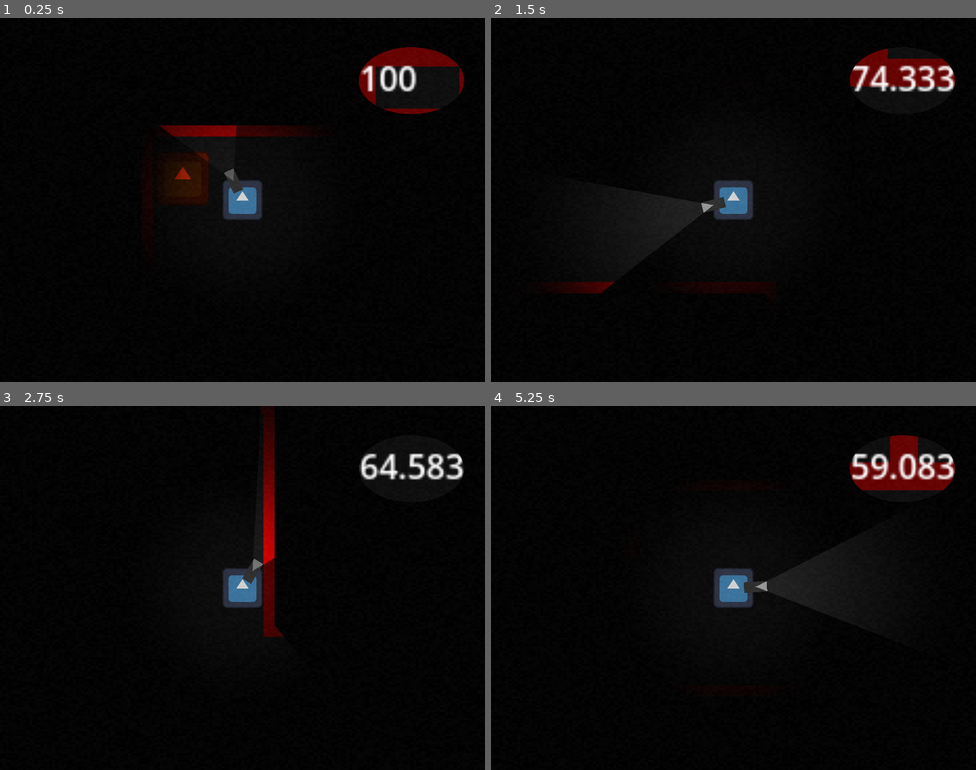
Above: before the commit, frames 1-4 (two rows, left to right).
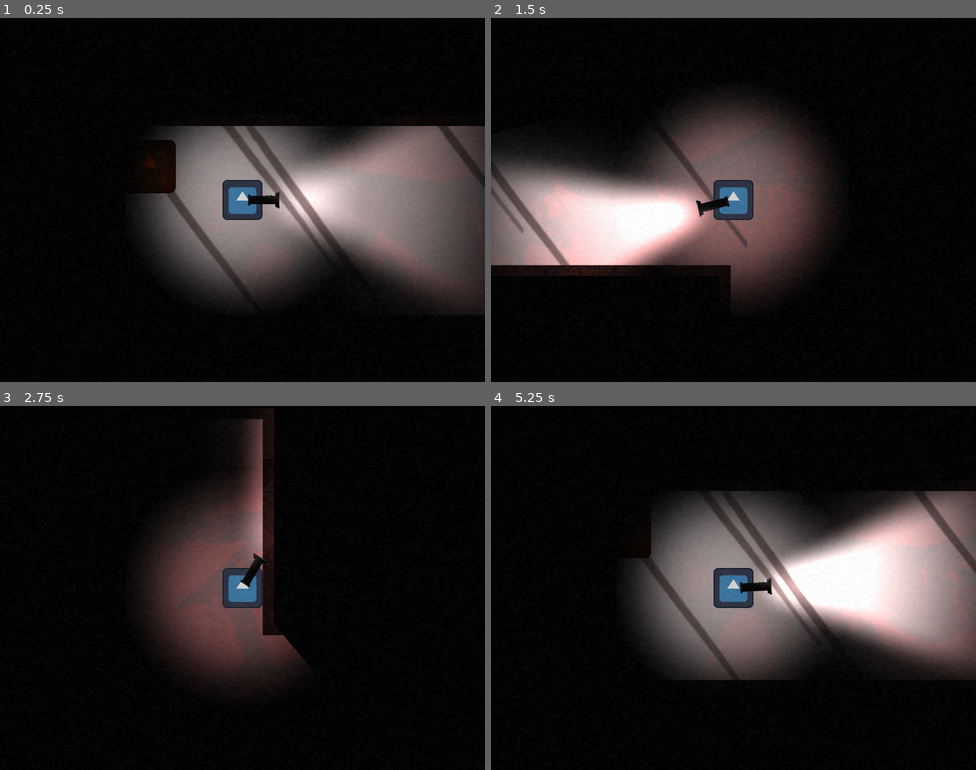
Above: after the commit, the same moments.

Repository: TomkoSK/maze-minigame
Game: Godot game, scene res://Scenes/Main.tscn
Same seed, same stepped clock (60 frames per second), same inputs: the game is played once before the commit and once after it. The engine's default icon, where the game draws it, is replaced by a stand-in: a white triangle on a blue panel in a dark square.
Inputs (mouse positions are in pixels of both pictures, inside the frame that each line leads up to):
- Up to frame 1 (0.25 s): no input
- Up to frame 2 (1.5 s): tap Enter at 0.5 s; move the mouse to (840, 181) at 0.52 s; hold D (right) 0.53-1.28 s; hold Shift (sprint) 0.53-1.28 s; click (840, 181) at 0.67 s; move the mouse to (636, 218) at 1.27 s; hold S (down) from 1.28 s (still down); tap Shift (sprint) at 1.35 s; click (636, 218) at 1.42 s
- Up to frame 3 (2.75 s): move the mouse to (291, 507) at 2.02 s; release S (down) at 2.03 s; hold D (right) from 2.03 s (still down); hold Shift (sprint) from 2.03 s (still down); click (291, 507) at 2.17 s
- Up to frame 4 (5.25 s): move the mouse to (709, 660) at 2.77 s; release D (right) at 2.78 s; release Shift (sprint) at 2.78 s; hold W (up) 2.78-3.53 s; tap Shift (sprint) at 2.85, 4.35 s; click (709, 660) at 2.92 s; move the mouse to (879, 642) at 3.52 s; hold Shift (sprint) 3.53-4.28 s; hold A (left) 3.53-5.03 s; click (879, 642) at 3.67 s; move the mouse to (588, 533) at 4.27 s; click (588, 533) at 4.42 s; move the mouse to (757, 588) at 5.02 s; hold S (down) from 5.03 s (still down); hold Shift (sprint) from 5.03 s (still down); click (757, 588) at 5.17 s

The runs differ from the first frame. In frame 1, 30% of the frame differs, in the area x 28-100%, y 8-81%; in frame 2, 27%; in frame 3, 14%; in frame 4, 33%, in the area x 29-100%, y 8-76%.

Commit message:
leaving for dorm commit

Diff:
--- a/Scenes/Main.tscn
+++ b/Scenes/Main.tscn
@@ -1,13 +1,14 @@
-[gd_scene load_steps=33 format=3 uid="uid://do4gjc6blpi8v"]
+[gd_scene load_steps=34 format=3 uid="uid://do4gjc6blpi8v"]
 
 [ext_resource type="PackedScene" uid="uid://djfyvo87iv3jf" path="res://Scenes/Player.tscn" id="1_ag412"]
 [ext_resource type="Texture2D" uid="uid://ce76jcx5nlrgd" path="res://white.png" id="2_eiaci"]
-[ext_resource type="Texture2D" uid="uid://cspydg8dxv3gg" path="res://walls.png" id="3_o24my"]
+[ext_resource type="Texture2D" uid="uid://col6adk85xm7b" path="res://walls.png" id="3_o24my"]
 [ext_resource type="Texture2D" uid="uid://50qtjxo1jvgh" path="res://tileset.png" id="4_45m5v"]
 [ext_resource type="Script" path="res://Scripts/MazeManager.gd" id="5_hr54a"]
 [ext_resource type="PackedScene" uid="uid://dayha74lfgw5e" path="res://Scenes/Monster.tscn" id="6_0d36j"]
 [ext_resource type="Shader" path="res://Test.gdshader" id="7_b6gjh"]
 [ext_resource type="Texture2D" uid="uid://ba2vdnscmq6cj" path="res://icon.svg" id="7_fwtb4"]
+[ext_resource type="Texture2D" uid="uid://bm5exrypa4b80" path="res://darkfloor.png" id="9_qo6o4"]
 
 [sub_resource type="NavigationPolygon" id="NavigationPolygon_r70hx"]
 source_geometry_group_name = &"navigation_polygon_source_group"
@@ -201,7 +202,7 @@
 [node name="Main" type="Node2D"]
 
 [node name="Player" parent="." instance=ExtResource("1_ag412")]
-position = Vector2(52, 31)
+position = Vector2(134, 48)
 
 [node name="BgSprite" type="Sprite2D" parent="."]
 visible = false
@@ -212,18 +213,29 @@
 texture = ExtResource("2_eiaci")
 
 [node name="Tilemap" type="TileMap" parent="."]
+scale = Vector2(1, 0.967956)
 tile_set = SubResource("TileSet_o2uf7")
 format = 2
 script = ExtResource("5_hr54a")
 
+[node name="FloorSprite" type="Sprite2D" parent="Tilemap"]
+z_index = -1
+position = Vector2(-80, -80)
+texture = ExtResource("9_qo6o4")
+
+[node name="BgSprite" type="Sprite2D" parent="Tilemap"]
+z_index = -6
+scale = Vector2(1488.07, 1625.94)
+texture = ExtResource("2_eiaci")
+
 [node name="CanvasModulate" type="CanvasModulate" parent="."]
 color = Color(0, 0, 0, 1)
 
 [node name="Monster" parent="." node_paths=PackedStringArray("target") instance=ExtResource("6_0d36j")]
+motion_mode = 1
 target = NodePath("../Player")
 WANDER_SPEED = 100.0
-RUN_SPEED = 400.0
-BLIND_CHASE_DURATION = 8.0
+RUN_SPEED = 300.0
 
 [node name="CanvasLayer" type="CanvasLayer" parent="."]
 layer = 15
--- a/Scenes/Monster.tscn
+++ b/Scenes/Monster.tscn
@@ -9,6 +9,9 @@
 [node name="Monster" type="CharacterBody2D"]
 scale = Vector2(3, 3)
 script = ExtResource("1_ucpxo")
+WANDER_SPEED = 150.0
+RUN_SPEED = 350.0
+BLIND_CHASE_DURATION = 8.0
 
 [node name="CollisionShape2D" type="CollisionShape2D" parent="."]
 shape = SubResource("RectangleShape2D_abb2j")
--- a/Scenes/Player.tscn
+++ b/Scenes/Player.tscn
@@ -1,18 +1,17 @@
-[gd_scene load_steps=9 format=3 uid="uid://djfyvo87iv3jf"]
+[gd_scene load_steps=8 format=3 uid="uid://djfyvo87iv3jf"]
 
 [ext_resource type="Script" path="res://Scripts/Player.gd" id="1_pb76f"]
 [ext_resource type="Texture2D" uid="uid://ba2vdnscmq6cj" path="res://icon.svg" id="2_i7nb4"]
+[ext_resource type="Texture2D" uid="uid://ct3efvlcojfxy" path="res://flash.png" id="3_tkgkk"]
 [ext_resource type="Texture2D" uid="uid://ck6hxnn2mekwx" path="res://cone.png" id="3_vikql"]
-[ext_resource type="Texture2D" uid="uid://clrvbplty7fiy" path="res://flashlight.png" id="3_yo5in"]
 [ext_resource type="Script" path="res://Scripts/Flashlight.gd" id="4_f8c8n"]
 [ext_resource type="Texture2D" uid="uid://ds2dcu4hu25j" path="res://uncone_flashligh.png" id="4_oc82a"]
-[ext_resource type="Texture2D" uid="uid://idbylid3q4oo" path="res://circle.png" id="6_yyqif"]
 
 [sub_resource type="RectangleShape2D" id="RectangleShape2D_7jywd"]
+size = Vector2(58, 58)
 
 [node name="Player" type="CharacterBody2D"]
 z_index = 1
-scale = Vector2(3, 3)
 motion_mode = 1
 script = ExtResource("1_pb76f")
 SPEED = 270
@@ -22,18 +21,19 @@
 shape = SubResource("RectangleShape2D_7jywd")
 
 [node name="Sprite2D" type="Sprite2D" parent="."]
-scale = Vector2(0.15, 0.15)
+scale = Vector2(0.45, 0.45)
 texture = ExtResource("2_i7nb4")
 
 [node name="Flashlight" type="Sprite2D" parent="."]
 self_modulate = Color(0.412152, 0.412152, 0.412152, 1)
-texture = ExtResource("3_yo5in")
+texture = ExtResource("3_tkgkk")
 script = ExtResource("4_f8c8n")
 
 [node name="Light" type="PointLight2D" parent="Flashlight"]
+energy = 1.35
 shadow_enabled = true
 texture = ExtResource("3_vikql")
-texture_scale = 0.2
+offset = Vector2(6, 0)
 
 [node name="Camera2D" type="Camera2D" parent="."]
 zoom = Vector2(1.15, 1.15)
@@ -43,15 +43,4 @@
 scale = Vector2(0.9, 0.9)
 shadow_enabled = true
 texture = ExtResource("4_oc82a")
-
-[node name="SprintLabel" type="Label" parent="."]
-offset_left = 56.0
-offset_top = -70.0
-offset_right = 96.0
-offset_bottom = -47.0
-text = "95"
-
-[node name="PointLight2D" type="PointLight2D" parent="SprintLabel"]
-position = Vector2(24.7812, 13)
-scale = Vector2(0.126094, 0.08)
-texture = ExtResource("6_yyqif")
+texture_scale = 3.0
--- a/Scripts/Flashlight.gd
+++ b/Scripts/Flashlight.gd
@@ -10,7 +10,6 @@
 
 
 func _process(delta):
-	print(player.velocity)
 	if(player.sprinting and player.sprint > 0):
 		shakeIntensity = 1.9
 		shakeFrequency = 0.0085
@@ -53,9 +52,9 @@
 			var tween = create_tween()
 			tween.tween_property($Light, "scale", Vector2(1, 0.5), 0.2)
 			tween = create_tween()
-			tween.tween_property($Light, "energy", 4, 0.2)
+			tween.tween_property($Light, "energy", 4.2, 0.2)
 		if(event.button_index == 1 and !event.is_pressed()):
 			var tween = create_tween()
 			tween.tween_property($Light, "scale", Vector2(1, 1), 0.2)
 			tween = create_tween()
-			tween.tween_property($Light, "energy", 1.6, 0.2)
+			tween.tween_property($Light, "energy", 1.7, 0.2)
--- a/Scripts/MazeManager.gd
+++ b/Scripts/MazeManager.gd
@@ -1,6 +1,6 @@
 extends TileMap
 
-@export var MAZE_WIDTH = 35
+@export var MAZE_WIDTH = 25
 @export var MAZE_HEIGHT = 25
 var WALL_TILE = Vector2(0, 2)
 var FLOOR_TILE = Vector2(0, 0)
@@ -8,6 +8,10 @@
 var WALL_SOURCE_ID = 0
 
 func _ready():
+	$FloorSprite.scale = Vector2(MAZE_WIDTH*160/2000.0, MAZE_HEIGHT*160/2000.0)
+	var xThing = 2000/2*$FloorSprite.scale.x
+	$FloorSprite.position.x += xThing
+	$FloorSprite.position.y += 2000/2*$FloorSprite.scale.y
 	for x in range(1, MAZE_WIDTH, 2):
 		for y in range(MAZE_HEIGHT):
 			set_cell(0, Vector2(x, y), WALL_SOURCE_ID, WALL_TILE)
--- a/Scripts/Monster.gd
+++ b/Scripts/Monster.gd
@@ -41,9 +41,9 @@
 func getPath():
 	if(mode == "wander"):
 		var rng = RandomNumberGenerator.new()
-		var x = rng.randi_range(0, 35)
+		var x = rng.randi_range(0, 25)
 		var y = rng.randi_range(0, 25)
-		$NavigationAgent2D.target_position = Vector2(x*40, y*40)
+		$NavigationAgent2D.target_position = Vector2(x*160, y*160)
 	if(mode == "chase"):
 		$NavigationAgent2D.target_position = target.position
 	if(mode == "chaseBlind"):
@@ -51,7 +51,7 @@
 			mode = "wander"
 			get_path()
 			return
-		if(position.distance_to($NavigationAgent2D.target_position) < 10):
+		if(position.distance_to($NavigationAgent2D.target_position) < 160):
 			if(startDirection == null):
 				getStartDirection()
 				print(startDirection)
@@ -63,19 +63,19 @@
 				match chaseDirection:
 					"up":
 						if(tilemap.get_cell_source_id(0, Vector2(x, y-1)) != 0):
-							$NavigationAgent2D.target_position = Vector2(x*40+20, (y-1)*40+20)
+							$NavigationAgent2D.target_position = Vector2(x*160+80, (y-1)*160+80)
 							return
 					"down":
 						if(tilemap.get_cell_source_id(0, Vector2(x, y+1)) != 0):
-							$NavigationAgent2D.target_position = Vector2(x*40+20, (y+1)*40+20)
+							$NavigationAgent2D.target_position = Vector2(x*160+80, (y+1)*160+80)
 							return
 					"left":
 						if(tilemap.get_cell_source_id(0, Vector2(x-1, y)) != 0):
-							$NavigationAgent2D.target_position = Vector2((x-1)*40+20, y*40+20)
+							$NavigationAgent2D.target_position = Vector2((x-1)*160+80, y*160+80)
 							return
 					"right":
 						if(tilemap.get_cell_source_id(0, Vector2(x+1, y)) != 0):
-							$NavigationAgent2D.target_position = Vector2((x+1)*40+20, y*40+20)
+							$NavigationAgent2D.target_position = Vector2((x+1)*160+80, y*160+80)
 							return
 		else:
 			return
@@ -137,11 +137,11 @@
 		startDirection = false
 
 func getTilemapPosition():#help me
-	var x = int(position.x/40)
-	var y = int(position.y/40)
+	var x = int(position.x/160)
+	var y = int(position.y/160)
 	var tilemap = get_node("../Tilemap")
 	if(tilemap.get_cell_source_id(0, Vector2(x, y)) == 0):
-		if(position.x-x*40 < position.y-y*40):
+		if(position.x-x*160 < position.y-y*160):
 			x += 1
 			if(tilemap.get_cell_source_id(0, Vector2(x, y)) == 0):
 				y += 1
@@ -164,19 +164,19 @@
 	var smallestDistance = 1000000000
 	var tilemap = get_node("../Tilemap")
 	if(tilemap.get_cell_source_id(0, Vector2(x-1, y)) != 0):
-		if(Vector2((x-1)*40, y*40).distance_to(startPosition) < smallestDistance):
+		if(Vector2((x-1)*160, y*160).distance_to(startPosition) < smallestDistance):
 			closestDirection = "left"
-			smallestDistance = Vector2((x-1)*40, y*40).distance_to(startPosition)
+			smallestDistance = Vector2((x-1)*160, y*160).distance_to(startPosition)
 	if(tilemap.get_cell_source_id(0, Vector2(x+1, y)) != 0):
-		if(Vector2((x+1)*40, y*40).distance_to(startPosition) < smallestDistance):
+		if(Vector2((x+1)*160, y*160).distance_to(startPosition) < smallestDistance):
 			closestDirection = "right"
-			smallestDistance = Vector2((x+1)*40, y*40).distance_to(startPosition)
+			smallestDistance = Vector2((x+1)*160, y*160).distance_to(startPosition)
 	if(tilemap.get_cell_source_id(0, Vector2(x, y-1)) != 0):
-		if(Vector2(x*40, (y-1)*40).distance_to(startPosition) < smallestDistance):
+		if(Vector2(x*160, (y-1)*160).distance_to(startPosition) < smallestDistance):
 			closestDirection = "up"
-			smallestDistance = Vector2(x*40, (y-1)*40).distance_to(startPosition)
+			smallestDistance = Vector2(x*160, (y-1)*160).distance_to(startPosition)
 	if(tilemap.get_cell_source_id(0, Vector2(x, y+1)) != 0):
-		if(Vector2(x*40, (y+1)*40).distance_to(startPosition) < smallestDistance):
+		if(Vector2(x*160, (y+1)*160).distance_to(startPosition) < smallestDistance):
 			closestDirection = "down"
-			smallestDistance = Vector2(x*40, (y+1)*40).distance_to(startPosition)
+			smallestDistance = Vector2(x*160, (y+1)*160).distance_to(startPosition)
 	startDirection = closestDirection
--- a/Scripts/Player.gd
+++ b/Scripts/Player.gd
@@ -8,7 +8,6 @@
 var sprint = 100
 
 func _process(delta):
-	$SprintLabel.text = str(sprint)
 	if(sprinting):
 		sprint -= SPRINT_CONSUMPTION*delta
 	else:
Binary file removed: circle.png
Not shown, removed: circle.png.import
Binary file changed: cone.png
Binary file added: darkfloor.png
Not shown, changed: darkfloor.png.import
Binary file added: flash.png
Not shown, changed: flash.png.import
Binary file removed: flashlight.png
Binary file removed: light.png
Binary file changed: tileset.png
Binary file changed: walls.png
Not shown, changed: walls.png.import
(and 4 more such lines)
